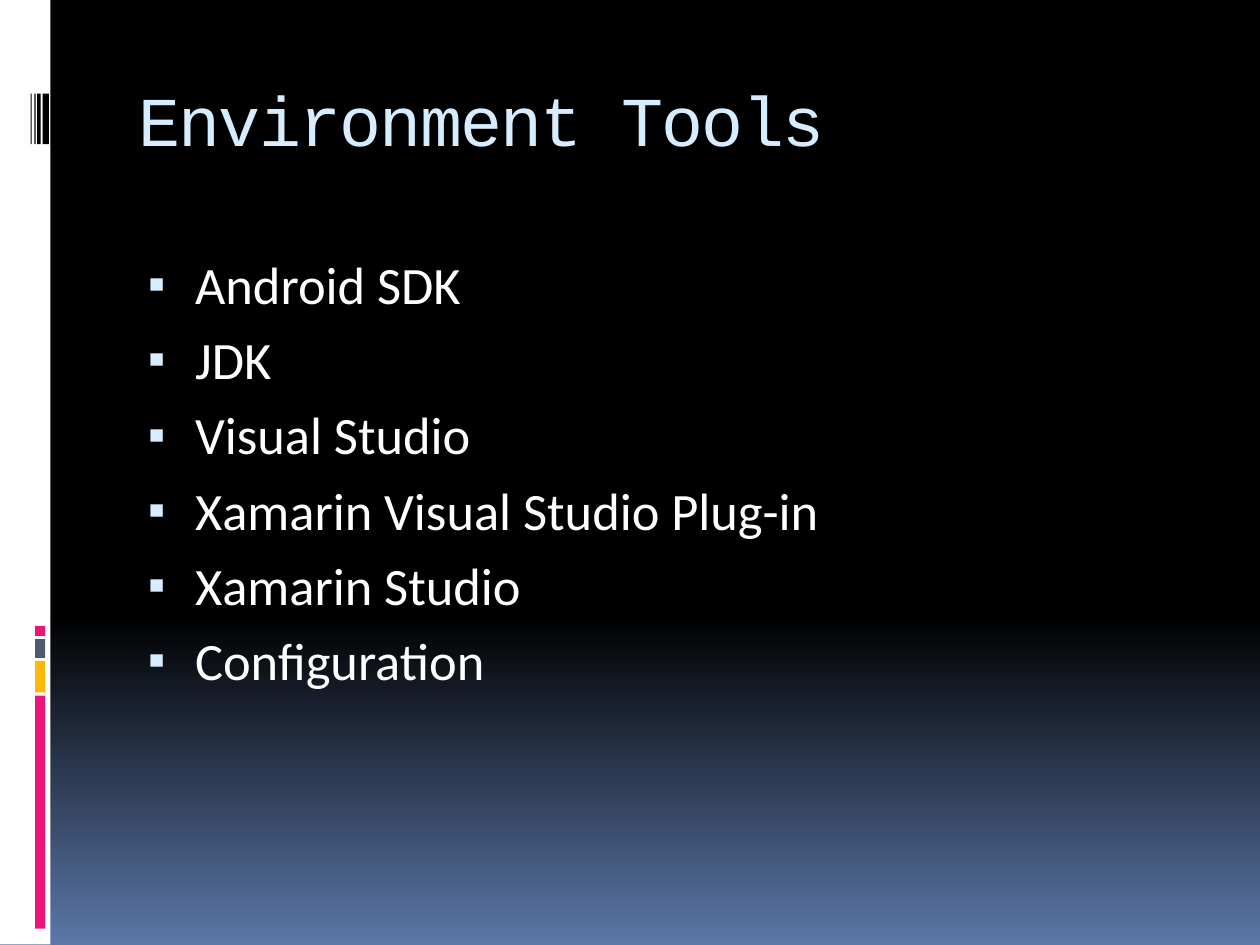
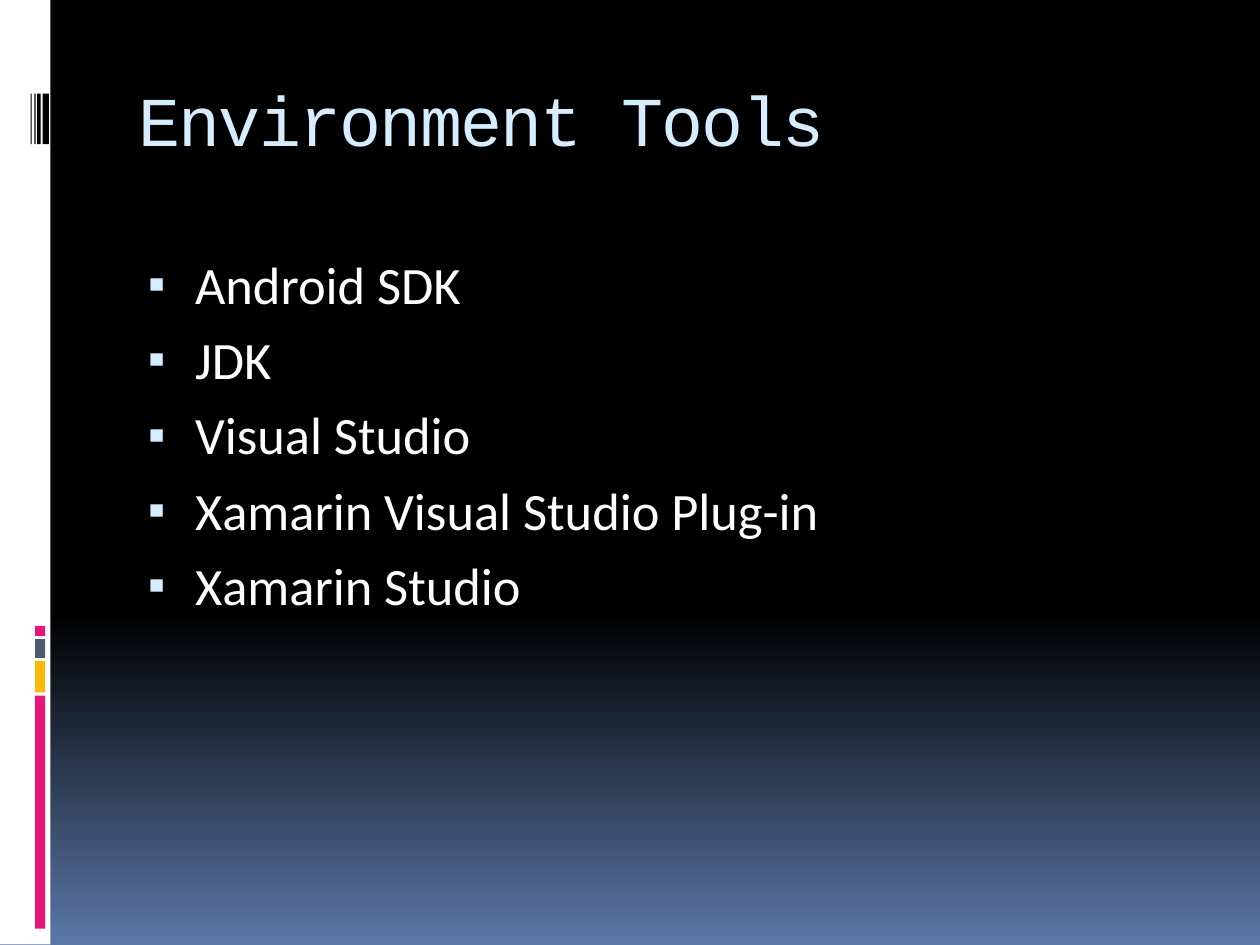
Before and after one commit to Xushlin/Xamarin-For-Android, a slide deck: slide 3 of doc/xamarin android.pptx. Drawn at 1260x945 pixels with LibreOffice and Linux fonts; fonts in the diff are those of the drawing. Boxes give left, top, right and bottom in pixels: in the first picture for what was removed or moved away, otherwise in the second. Text is boxed around its words. In the diff, an @@ line names an element or a change of style, - is before the commit and + after.

```diff
--- a/doc/xamarin android.pptx
+++ b/doc/xamarin android.pptx
@@ text at [195,643,484,689]: paragraph removed @@
-▪ Configuration
```
Also in this commit, not shown: 3 other slides changed, 2 other files.
